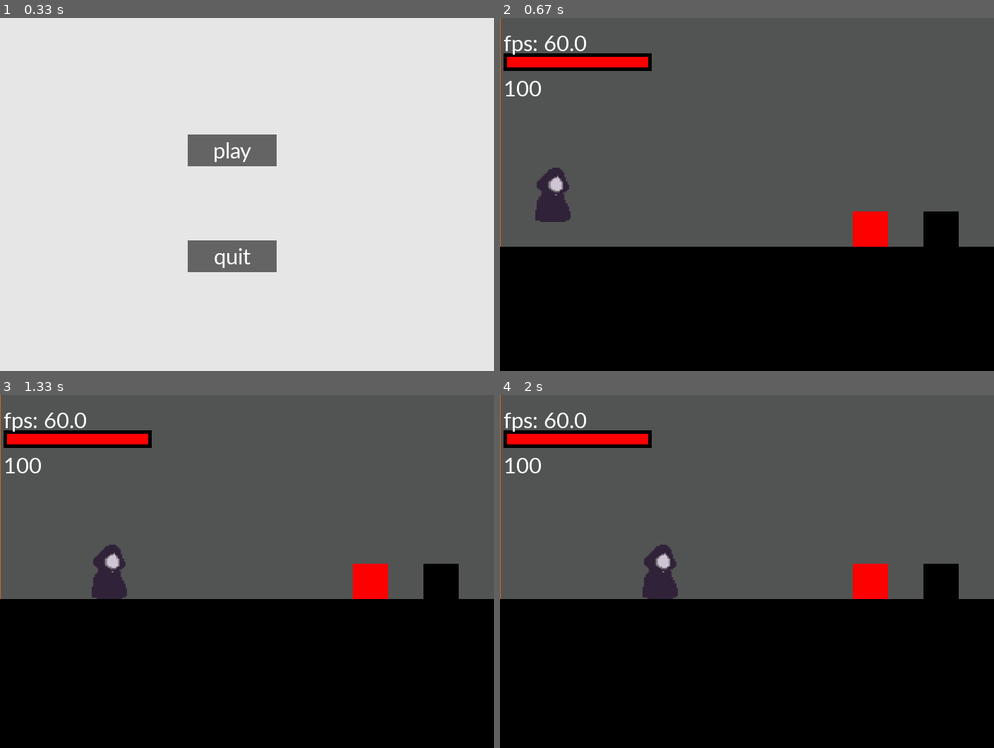
Above: before the commit, frames 1-4 (two rows, left to right).
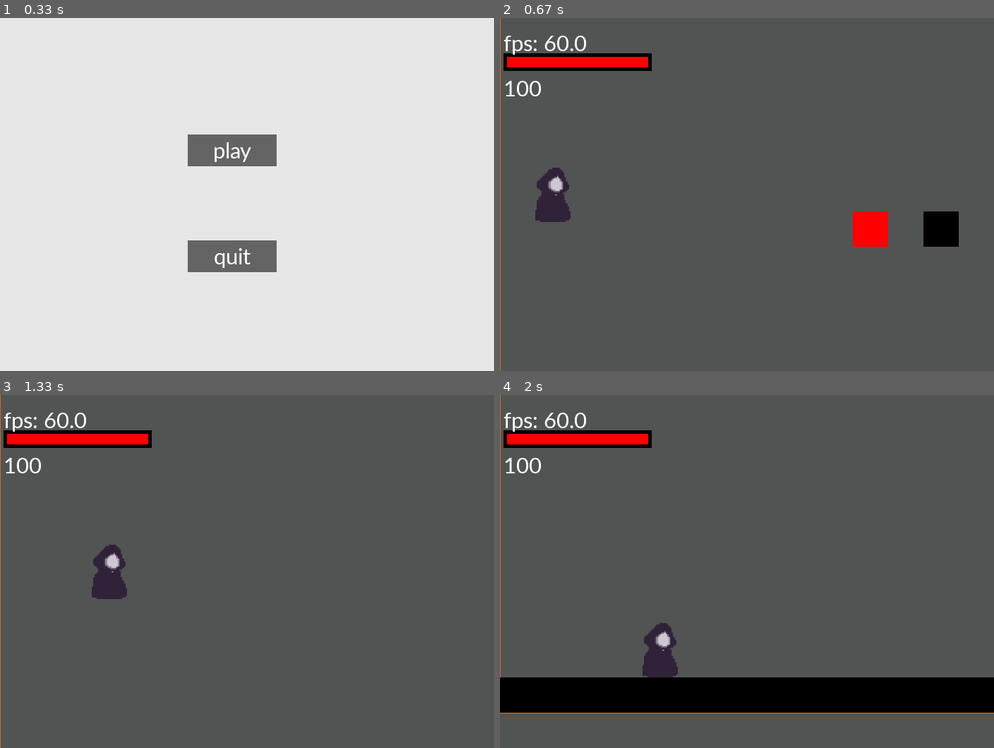
Above: after the commit, the same moments.

Repository: person011/pygame-cs-project
Game: pygame game, started from main.py
Same seed, same stepped clock (60 frames per second), same inputs: the game is played once before the commit and once after it.
Inputs:
- Up to frame 1 (0.33 s): no input
- Up to frame 2 (0.67 s): click "play" at 0.38 s
- Up to frame 3 (1.33 s): tap Shift at 0.67 s; hold Right from 1 s (still down)
- Up to frame 4 (2 s): release Right at 1.47 s; hold Right from 1.83 s (still down)

Frame 1 is identical in both runs. In frame 2, 35% of the frame differs, in the area x 0-100%, y 64-100%; in frame 3, 44%, in the area x 0-100%, y 47-100%; in frame 4, 34%.

Commit message:
fixed mountains

Diff:
--- a/Objects/landscape.py
+++ b/Objects/landscape.py
@@ -44,4 +44,5 @@
 
                 if self.landscape[i][ii] in self.block_keys:
                     game_blocks.append(self.block_keys[self.landscape[i][ii]](make_block(ii+self.rect[0], len(self.landscape)-i+self.rect[1])))
-                    print(make_block(ii, len(self.landscape)-i))
+                    #print(make_block(ii, len(self.landscape)-i))
+                    print(make_block(ii+self.rect[0], len(self.landscape)-i+self.rect[1]))
--- a/Objects/player.py
+++ b/Objects/player.py
@@ -14,8 +14,10 @@
         self.image_left=pygame.transform.flip(self.image, True, False)
         self.main_image=self.image
         self.rect = self.image.get_rect(topleft=location)
+        self.original_speed=speed
         self.speed = speed
         #-9, -3
+        self.original_jump_power=-12.7
         self.jump_power = -12.7
         self.jump_cut_magnitude = -3.0
         self.on_moving = False
@@ -63,9 +65,12 @@
         if keys[pygame.K_LSHIFT]:
             self.dashing()
         else:
-            self.speed = 4
+            self.speed = self.original_speed
+            self.jump_power=self.original_jump_power
     def dashing(self):
         self.speed = 10
+        self.jump_power=-17
+
 
 
 
--- a/Screens/MainGameScreen.py
+++ b/Screens/MainGameScreen.py
@@ -28,7 +28,7 @@
         #print(self.viewport)
         self.HealthBar=HealthBar(self.player)
         #3050, 1050
-        self.level = pygame.Surface((5050, 1050)).convert()
+        self.level = pygame.Surface((5050, 2050)).convert()
         self.overlay=pygame.display.get_surface()
         self.level_rect = self.level.get_rect()
         print(self.level_rect)
@@ -48,7 +48,7 @@
     def make_obstacles(self):
 
 
-        walls = [Block((0,1000,wall_width,1),color=pygame.Color("chocolate")),
+        walls = [Block((0, wall_height,wall_width,1),color=pygame.Color("chocolate")),
                  Block((0,0,1,wall_height),color=pygame.Color("chocolate")),
                  Block((wall_width,0,1,wall_height),color=pygame.Color("chocolate")),
                  Block((0,0,wall_width,0),color=pygame.Color("chocolate"))]
@@ -67,12 +67,12 @@
                 static.append(Block(make_block(i, 19-ii, block_size), color=pygame.Color("black")))"""
 
         for i in range(100):
-            for ii in range(10):
-                static.append(Block(make_block(i, 19-ii, block_size), color=pygame.Color("black")))
+            for ii in range(1):
+                static.append(Block(make_block(i, 39-ii, block_size), color=pygame.Color("black")))
         moving = [HurtBlock(make_block(10, 9, block_size), color=pygame.Color("red")),
                   ]#325
         #10, -11, 100, 20
-        landscape=Landscape((10, -11, 100, 30), block_map)
+        landscape=Landscape((0, 23, 90, 15), block_map)
         make_mountain(landscape)
         make_mountain(landscape)
         make_mountain(landscape)
